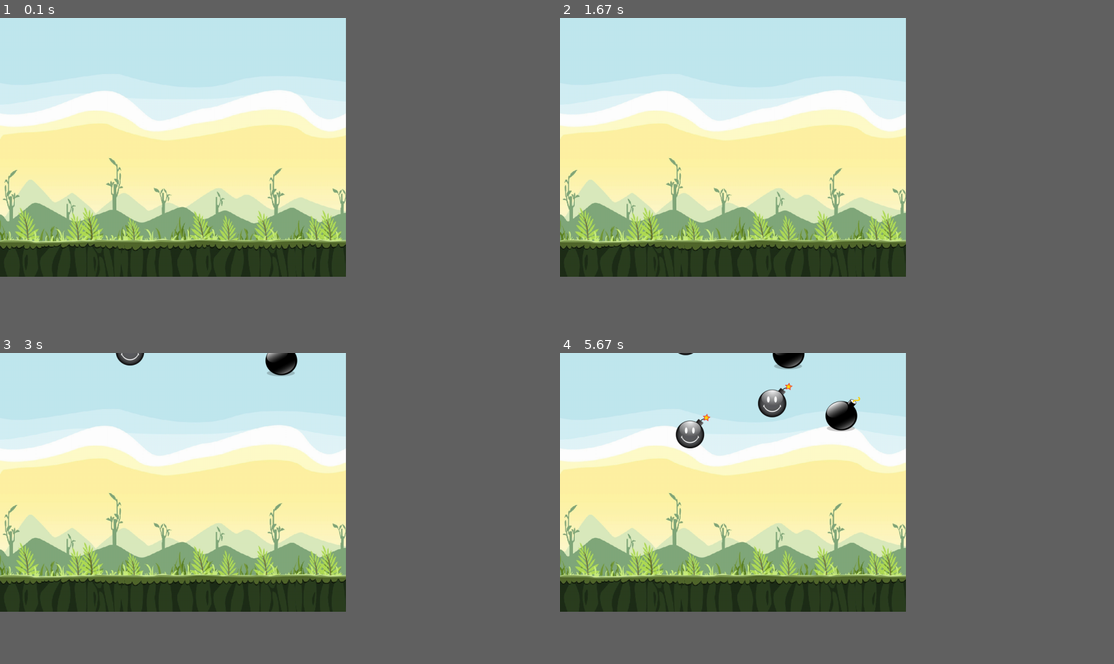
Above: before the commit, frames 1-4 (two rows, left to right).
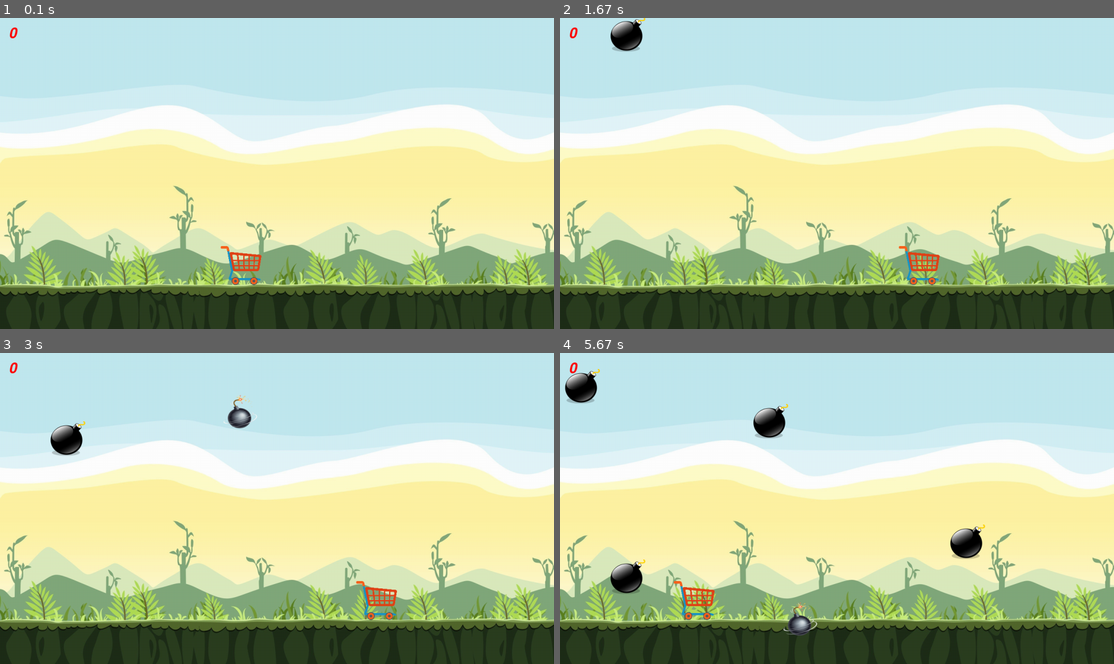
Above: after the commit, the same moments.

Repository: Jericho-NSK/PyPython
Game: pygame game, started from 2023-03 Pygame/game.py
Same seed, same stepped clock (60 frames per second), same inputs: the game is played once before the commit and once after it.
Inputs:
- Up to frame 1 (0.1 s): no input
- Up to frame 2 (1.67 s): hold D 0.33-0.8 s; hold D 0.83-1.3 s; hold A from 1.33 s (still down)
- Up to frame 3 (3 s): release A at 1.87 s; hold A 1.9-2.3 s; hold D 2.33-2.97 s
- Up to frame 4 (5.67 s): hold A 3-3.47 s; hold D 3.5-3.97 s; hold D 4-4.47 s; hold A 4.5-5.03 s; hold A 5.07-5.47 s; hold D from 5.5 s (still down)
The window is 562x421 before the commit and 900x506 after it. Grey fills any space a smaller window leaves; there, only what the larger window draws over its background counts as a difference.

The runs differ from the first frame. In frame 1, 62% of the frame differs, in the area x 0-100%, y 0-90%; in frame 2, 63%; in frame 3, 63%; in frame 4, 64%, in the area x 0-100%, y 0-91%.

Commit message:
Add cart, score, etc.

Diff:
--- a/2023-03 Pygame/balls.py
+++ b/2023-03 Pygame/balls.py
@@ -2,11 +2,12 @@
 
 
 class Ball(sprite.Sprite):
-    def __init__(self, x, speed, surf, group, size):
+    def __init__(self, x, speed, image, score, group, size):
         super().__init__()
-        self.image = surf
-        self.rect = self.image.get_rect(center=(x, -size))
+        self.image = image
+        self.rect = self.image.get_rect(centerx=x, centery=-size/2)
         self.speed = speed
+        self.score = score
         self.add(group)
 
     def update(self, height, size) -> None:
--- a/2023-03 Pygame/game.py
+++ b/2023-03 Pygame/game.py
@@ -1,47 +1,95 @@
 from random import randint
 
-from pygame import *
+import pygame
 
 from balls import Ball
 
-init()
-time.set_timer(USEREVENT, 1000)
-
-W, H = 800, 600
-ball_size = W / 10
-FPS = 24
-window = display.set_mode((W, H))
-display.set_caption("Pet Game")
-bg = image.load('Back.png').convert_alpha()
-bg = transform.scale(bg, (W, H))
+WIDTH, HEIGHT = 1280, 720
+FPS = 60
 
 
-balls = sprite.Group()
+class Game:
+    window: pygame.Surface
+    pygame.init()
+    ball_size = 80
+    bombs_data = ({'file': 'Bomb_1.png', 'score': 100},
+                  {'file': 'Bomb_2.png', 'score': 200},
+                  {'file': 'Bomb_3.png', 'score': 300})
+    bg = pygame.image.load('back.png')
+    main_icon = pygame.image.load('Bomb_3.png')
+    cart = pygame.image.load('cart.png')
+    title = 'Pet Game'
+    cart_speed = 20
+    score_font = pygame.font.SysFont('comicsanms', size=48, italic=True)
 
-images_no_scale = 'Bomb_1.png', 'Bomb_2.png', 'Bomb_3.png'
-balls_surf = []
-for img in images_no_scale:
-    img = image.load(img).convert_alpha()
-    img = transform.scale(img, (ball_size, ball_size))
-    balls_surf.append(img)
+    def __init__(self):
+        self.score_counter = 0
+        self.score_text = self.score_font.render(str(self.score_counter), True, 'red')
+        self.create_window()
+        self.create_cart()
+        self.bombs = pygame.sprite.Group()
+        self.bombs_images = [pygame.image.load(bomb['file']).convert_alpha() for bomb in self.bombs_data]
+        self.mainloop()
+
+    def create_window(self):
+        self.window = pygame.display.set_mode((WIDTH, HEIGHT))
+        pygame.display.set_caption(self.title)
+        pygame.display.set_icon(self.main_icon)
+        self.bg.convert()
+        self.bg = pygame.transform.scale(self.bg, (WIDTH, HEIGHT))
+
+    def create_cart(self):
+        self.cart = self.cart.convert_alpha()
+        self.cart_rect = self.cart.get_rect(centerx=WIDTH / 2.3, bottom=HEIGHT - 100)
+
+    def create_bomb(self):
+        index = randint(0, len(self.bombs_images) - 1)
+        x = randint(int(self.ball_size / 2), int(WIDTH - self.ball_size / 2))
+        speed = randint(1, 4)
+        return Ball(x, speed, self.bombs_images[index], self.bombs_data[index]['score'], self.bombs, self.ball_size)
+
+    def catching_bombs(self):
+        for bomb in self.bombs:
+            if self.cart_rect.collidepoint(bomb.rect.center):
+                self.score_counter += bomb.score
+                self.score_text = self.score_font.render(str(self.score_counter), True, 'red')
+                bomb.kill()
+
+    def window_updating(self):
+        self.catching_bombs()
+        self.window.blit(self.bg, (0, 0))
+        self.window.blit(self.score_text, (20, 20))
+        self.bombs.draw(self.window)
+        self.window.blit(self.cart, (self.cart_rect.x, self.cart_rect.y))
+        self.bombs.update(HEIGHT, self.ball_size)
+        pygame.display.flip()
+        pygame.time.Clock().tick(FPS)
+
+    def mainloop(self):
+        game_exit = False
+        pygame.time.set_timer(pygame.USEREVENT, 1000)
+
+        while True:
+            for event in pygame.event.get():
+                if event.type == pygame.QUIT:
+                    game_exit = True
+                elif event.type == pygame.USEREVENT:
+                    self.create_bomb()
+            if game_exit:
+                break
+
+            keys = pygame.key.get_pressed()
+            if keys[pygame.K_a]:
+                self.cart_rect.x += - self.cart_speed
+                if self.cart_rect.x <= 0:
+                    self.cart_rect.x = 0
+            elif keys[pygame.K_d]:
+                self.cart_rect.x += self.cart_speed
+                if self.cart_rect.x + self.cart_rect.width >= WIDTH:
+                    self.cart_rect.x = WIDTH - self.cart_rect.width
+            self.window_updating()
 
 
-def create_ball(group, size=ball_size):
-    index = randint(0, len(balls_surf) - 1)
-    x = randint(20, W - 20)
-    speed = randint(1, 4)
-    return Ball(x, speed, balls_surf[index], group, size)
 
-
-while True:
-    for e in event.get():
-        if e.type == QUIT:
-            exit()
-        elif e.type == USEREVENT:
-            create_ball(balls)
-
-    window.blit(bg, (0, 0))
-    balls.draw(window)
-    display.update()
-    time.Clock().tick(FPS)
-    balls.update(H, ball_size)
+if __name__ == '__main__':
+    Game()
